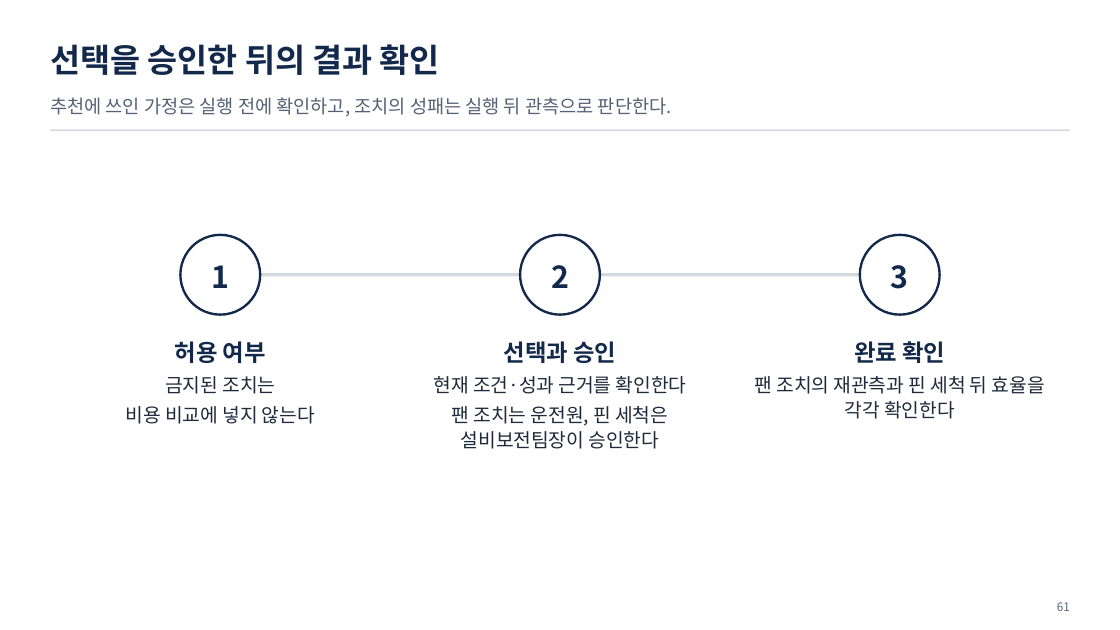
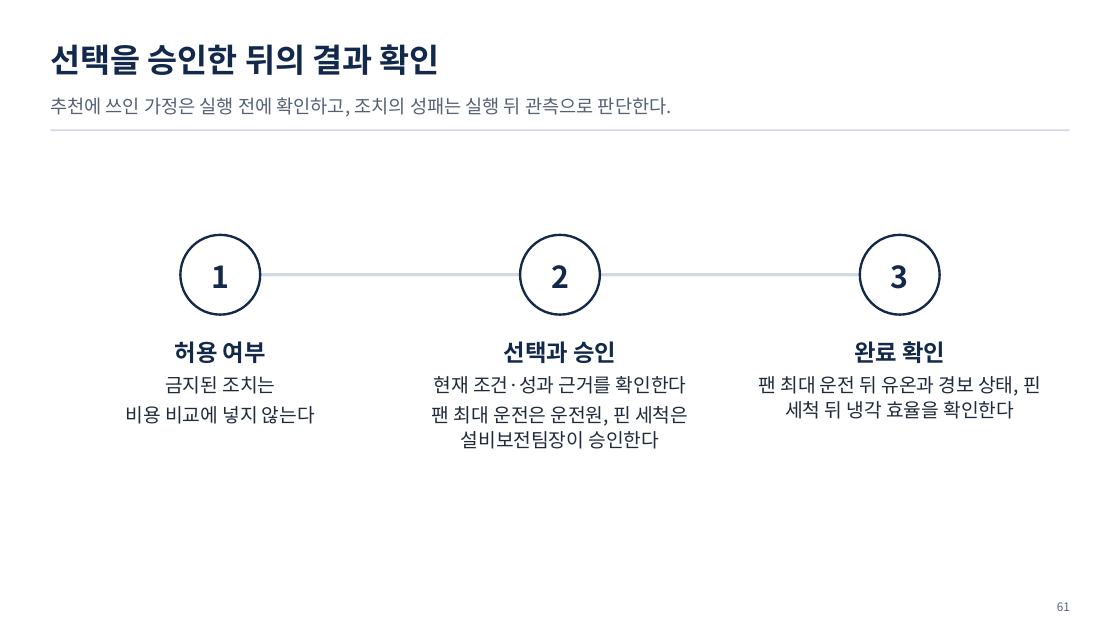
Before and after one commit to uengine-oss/hyd-iot-edu, a slide deck: slide 61 of workspace/강의제작/산출물/통합반/이론/03회차/통합반_03일차.pptx. Drawn at 1120x630 pixels with LibreOffice and Linux fonts; fonts in the diff are those of the drawing. Boxes give left, top, right and bottom in pixels: in the first picture for what was removed or moved away, otherwise in the second. Text is boxed around its words. In the diff, an @@ line names an element or a change of style, - is before the commit and + after.

Commit message:
통합 3회차에서 전략 목표와 납기·세척 확인 기준을 실제 근거에 맞춤

```diff
--- a/workspace/강의제작/산출물/통합반/이론/03회차/통합반_03일차.pptx
+++ b/workspace/강의제작/산출물/통합반/이론/03회차/통합반_03일차.pptx
@@ text at box(758, 376, 1041, 419): text changed @@
-팬 조치의 재관측과 핀 세척 뒤 효율을 각각 확인한다
+팬 최대 운전 뒤 유온과 경보 상태, 핀 세척 뒤 냉각 효율을 확인한다
@@ text at box(432, 406, 688, 449): text changed @@
-팬 조치는 운전원, 핀 세척은 설비보전팀장이 승인한다
+팬 최대 운전은 운전원, 핀 세척은 설비보전팀장이 승인한다
```
Also in this commit, not shown: 3 other slides changed, 4 other files.
